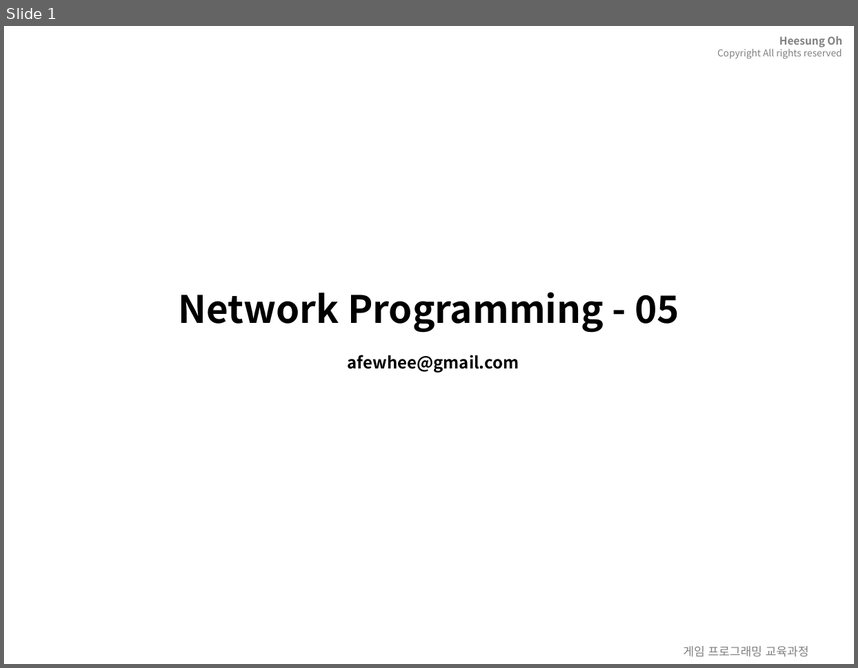
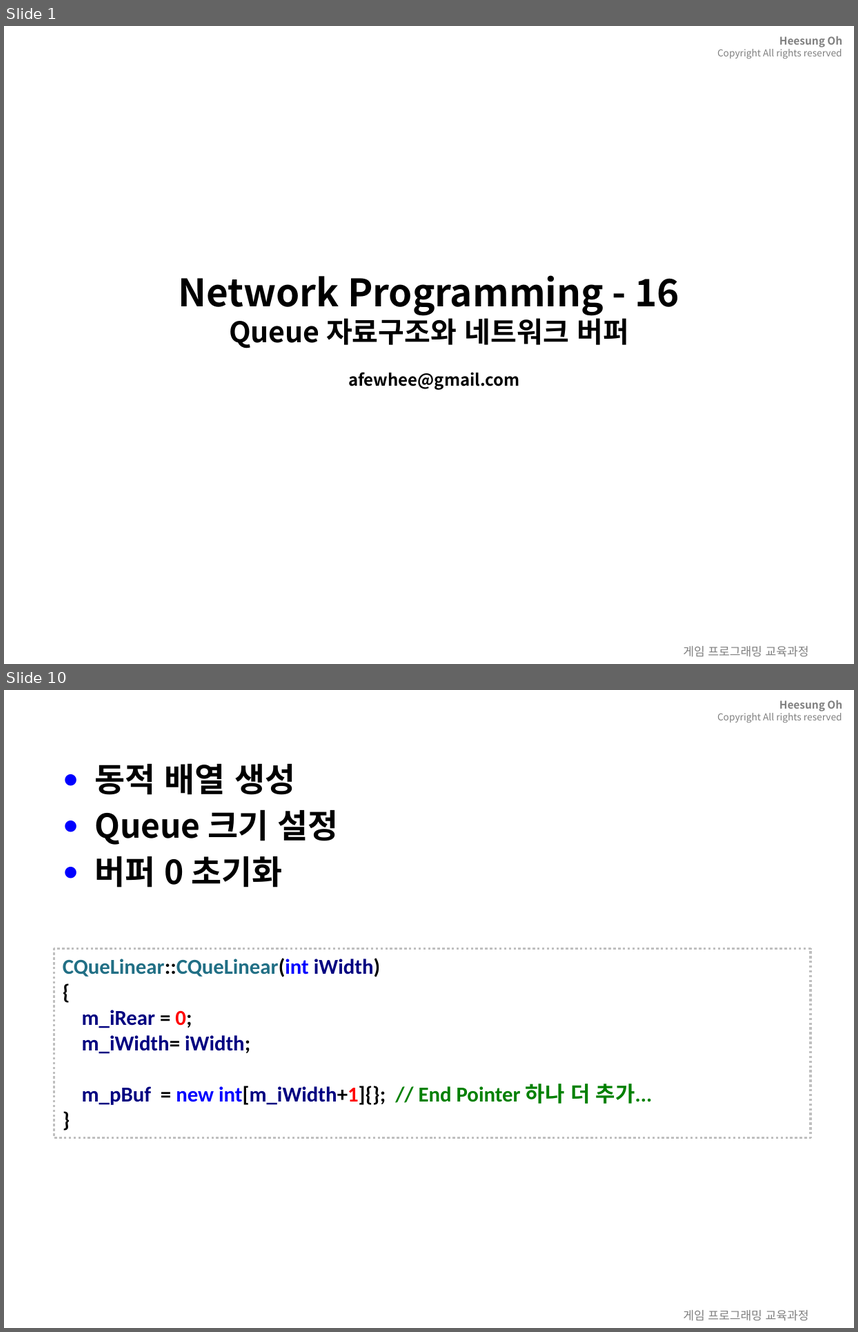
Before and after one commit to 3dapi/dv05_netlib, a slide deck: ppt/_network_16.pptx. Shown one above the other, each under a label of ours: slide 1 before the commit, slides 1 and 10 after it; the slides between them are not shown. The pictures are 858x668 and 858x1332 pixels, drawn with LibreOffice and Linux fonts; fonts in the diff are those of the drawing; background and template pictures are left out. Boxes give left, top, right and bottom in pixels: in the first picture for what was removed or moved away, otherwise in the second. Text is boxed around its words. In the diff, an @@ line names an element or a change of style, - is before the commit and + after.

```diff
--- a/ppt/_network_16.pptx
+++ b/ppt/_network_16.pptx
@@ slide 10 added at (4,690,854,1328), background picture (left out); not listed: 1 template element that a slide beside it also shows @@
@@ text added at (94,764,339,887), 28 pt, text #000000, bold @@
+● 동적 배열 생성
+● Queue 크기 설정
+● 버퍼 0 초기화
@@ title added at (234,764,295,795), 28 pt, text #FFFFFF, bold @@
+16.2.4 Linear Queue 생성
@@ rectangle added at (54,949,811,1137), outline #BFBFBF 2 pt dashed, 18 pt, text #000080, bold @@
+CQueLinear::CQueLinear(int iWidth)
+{
+m_iRear = 0;
+m_iWidth= iWidth;
+m_pBuf = new int[m_iWidth+1]{}; // End Pointer 하나 더 추가...
+}
@@ text added at (683,1310,809,1321), 10 pt, text #808080 @@
+게임 프로그래밍 교육과정
@@ slide 1 changed as well @@
@@ title at (178,275,680,390): text changed @@
-Network Programming - 05
-afewhee@gmail.com
+Network Programming - 16
+Queue 자료구조와 네트워크 버퍼
+afewhee@gmail.com
```
Also in this commit, not shown: 3 other slides changed, 51 other slides added, 54 other files.
